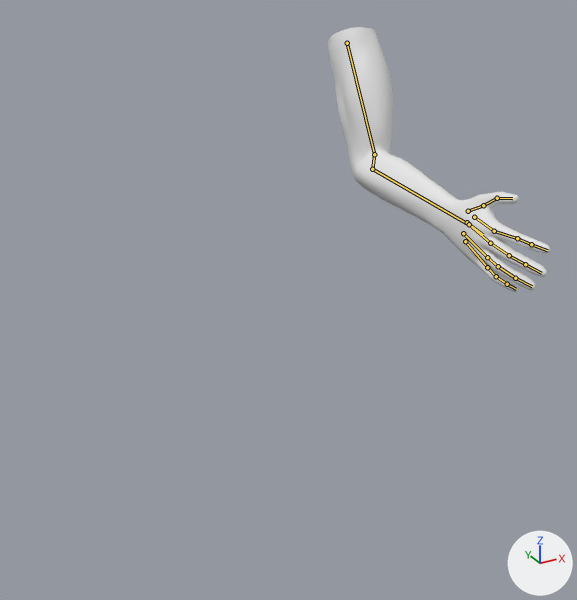
Two versions of the Blender file animation/Hand.blend, one commit apart.
Camera for both pictures: a 50 mm camera at (-1.245, -1.702, 1.622) aimed at (-0.47, -0.293, 0.918). The lights are fixed; the arrows at lower right show +X, +Y and +Z. The bones that bend it are drawn over the model as lines.

Objects in the first picture: 'Mid Poly Arm.001'.
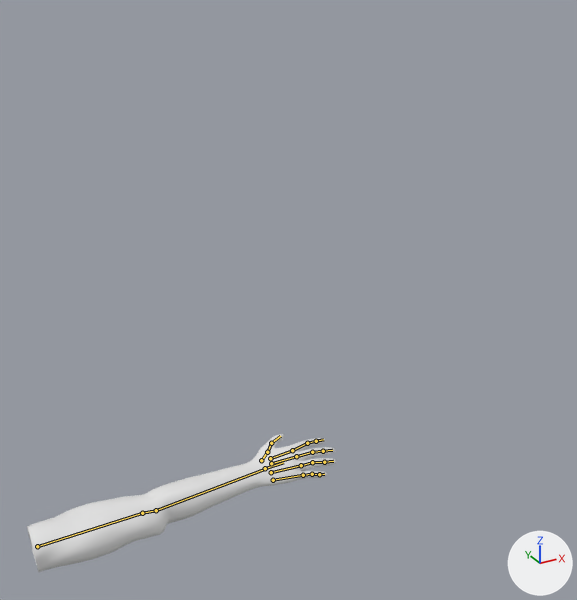
The newer file adds an action. The first version stands in its rest pose; the second is drawn at frame 1 of the action 'Arm.L.001Action.002'.

Pixel boxes (x1, y1, x2, y2) of what changed, in the pictures (577 x 600 px):
'Mid Poly Arm.001', posed (38% wider, 48% shorter)
    before: (327, 27, 551, 292)
    after: (27, 434, 336, 572)
bone 'UpperArm.L', root to tip
    before: (347, 43) to (374, 154)
    after: (37, 546) to (142, 513)
bone 'Elbow.L', root to tip
    before: (374, 154) to (372, 169)
    after: (142, 513) to (156, 510)
bone 'LowerArm.L', root to tip
    before: (372, 169) to (466, 223)
    after: (156, 510) to (265, 469)
bone 'Carpal.L', root to tip
    before: (467, 222) to (483, 234)
    after: (265, 468) to (283, 462)

What the commit changed:
Bone 'UpperArm.L' (bone_upperarm_l) moves from (0.0, 0.0, 0.0) to (-3.842, 3.918, -1.2).
Bone 'UpperArm.L' (bone_upperarm_l) turns from (0, 0, 0) to (26, 141, -73) degrees about its own x, y and z.
Bone 'Elbow.L' (bone_elbow_l) turns from (0, 0, 0) to (-9, -36, -14) degrees about its own x, y and z.
Bone 'LowerArm.L' (bone_lowerarm_l) turns from (0, 0, 0) to (50, 16, -13) degrees about its own x, y and z.
Bone 'Carpal.L' (bone_carpal_l) turns from (0, 0, 0) to (4, -3, 0) degrees about its own x, y and z.
